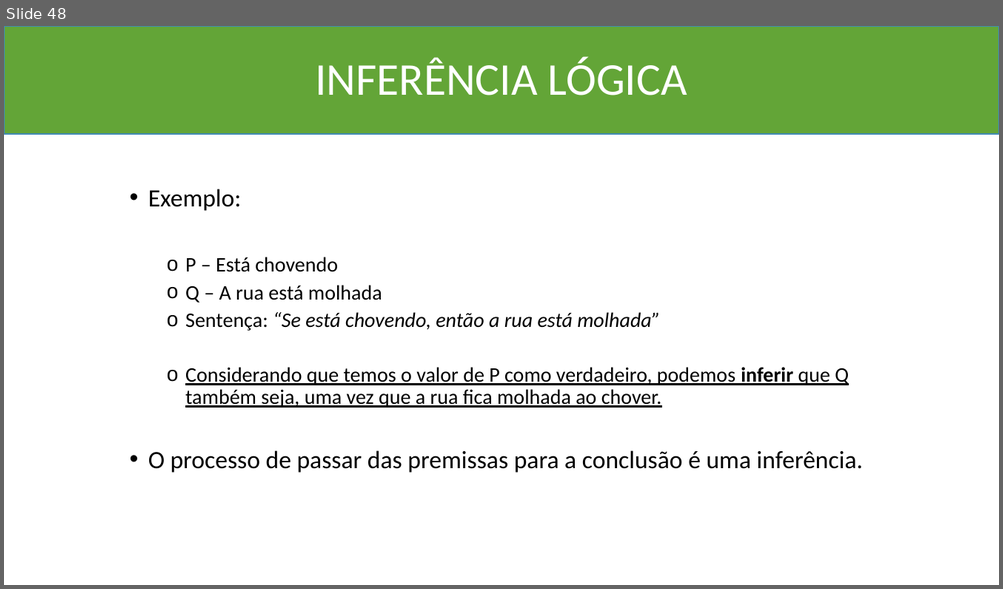
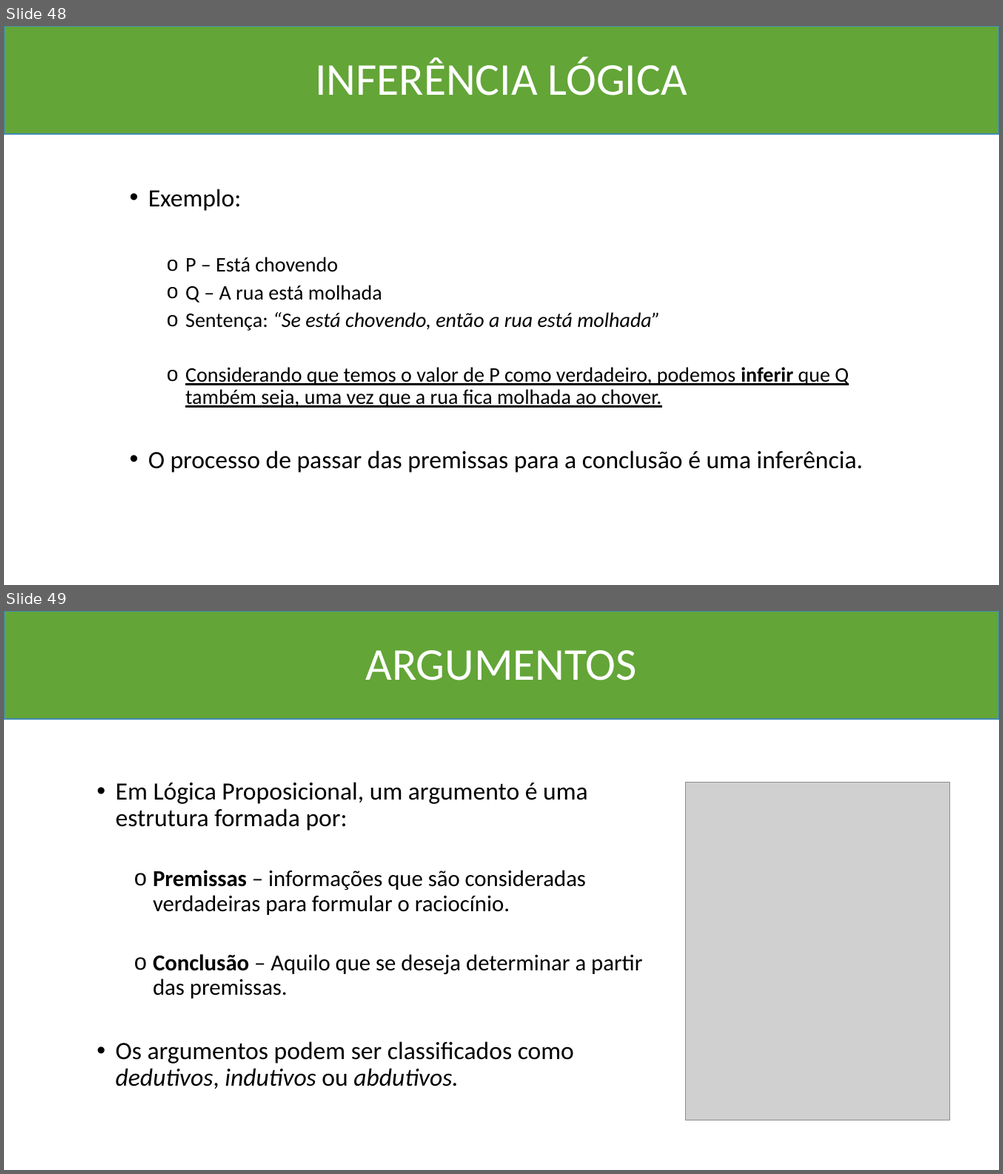
Before and after one commit to Marcio-Salmazo/Aulas, a slide deck: UNIUBE-MD/Teoria_MD.pptx. Shown one above the other, each under a label of ours: slide 48 before the commit, slides 48 and 49 after it. The pictures are 1003x589 and 1003x1174 pixels, drawn with LibreOffice and Linux fonts; fonts in the diff are those of the drawing; grey boxes stand for pictures. Boxes give left, top, right and bottom in pixels: in the first picture for what was removed or moved away, otherwise in the second. Text is boxed around its words. In the diff, an @@ line names an element or a change of style, - is before the commit and + after.

```diff
--- a/UNIUBE-MD/Teoria_MD.pptx
+++ b/UNIUBE-MD/Teoria_MD.pptx
@@ slide 49 added at <box>4,611,999,1170</box>, background #FFFFFF @@
@@ rectangle added at <box>4,611,999,719</box>, fill #63A537, outline #418AB3 1 pt @@
@@ title added at <box>365,650,637,681</box>, 44 pt, text #FFFFFF @@
+ARGUMENTOS
@@ text added at <box>116,782,642,1089</box>, 22 pt, text #000000 @@
+• Em Lógica Proposicional, um argumento é uma estrutura formada por:
+  o Premissas – informações que são consideradas verdadeiras para formular o raciocínio.
+  o Conclusão – Aquilo que se deseja determinar a partir das premissas.
+• Os argumentos podem ser classificados como dedutivos, indutivos ou abdutivos.
@@ picture added at <box>686,783,949,1122</box> @@
```
Also in this commit, not shown: 3 other slides added, 2 other files.
